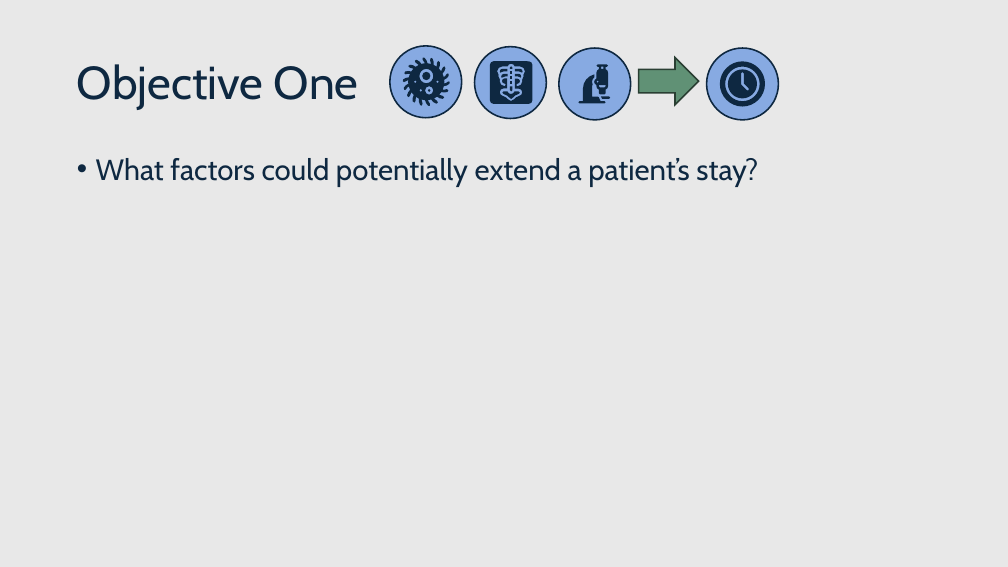
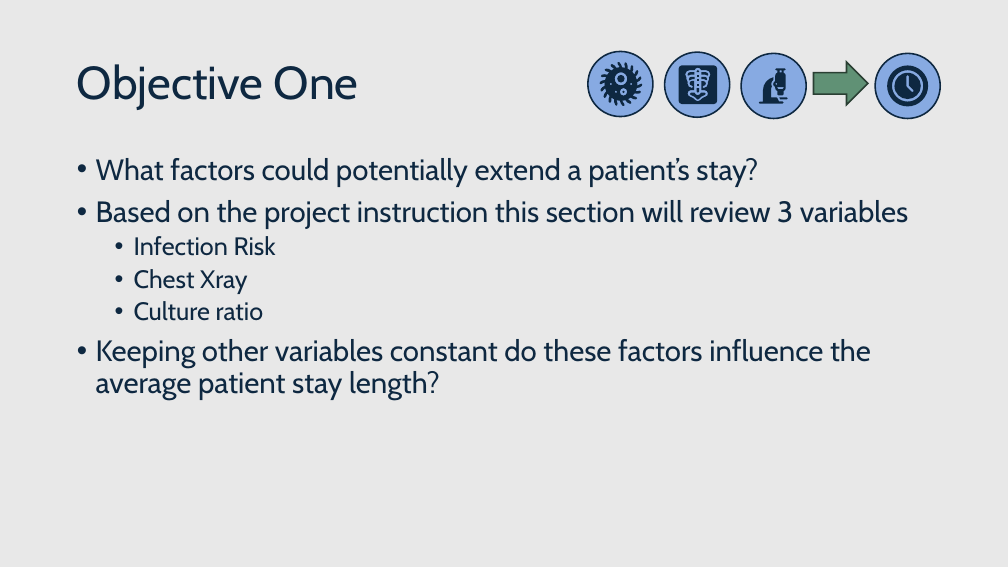
Before and after one commit to Payday4/Hospitalization_stays, a slide deck: slide 9 of medical data WIP.pptx (slide 7 before the commit). Drawn at 1008x567 pixels with LibreOffice and Linux fonts; fonts in the diff are those of the drawing. Boxes give left, top, right and bottom in pixels: in the first picture for what was removed or moved away, otherwise in the second. Text is boxed around its words. In the diff, an @@ line names an element or a change of style, - is before the commit and + after.

```diff
--- a/medical data WIP.pptx
+++ b/medical data WIP.pptx
@@ ellipse: place and size @@
-ellipse at bbox=[390, 46, 462, 118]
+ellipse at bbox=[588, 51, 653, 116]
@@ ellipse: place and size @@
-ellipse at bbox=[475, 47, 547, 119]
+ellipse at bbox=[665, 52, 730, 117]
@@ ellipse: place and size @@
-ellipse at bbox=[559, 48, 631, 120]
+ellipse at bbox=[741, 54, 806, 119]
@@ ellipse: place and size @@
-ellipse at bbox=[707, 48, 779, 120]
+ellipse at bbox=[876, 54, 941, 119]
@@ freeform shape: place and size @@
-freeform shape at bbox=[402, 57, 450, 106]
+freeform shape at bbox=[600, 62, 643, 106]
@@ freeform shape: place and size @@
-freeform shape at bbox=[422, 72, 430, 80]
+freeform shape at bbox=[617, 75, 625, 82]
@@ freeform shape: place and size @@
-freeform shape at bbox=[490, 61, 532, 104]
+freeform shape at bbox=[679, 65, 718, 104]
@@ 6 freeform shapes: place and size @@
-6 freeform shapes at bbox=[500, 67, 523, 79]
+6 freeform shapes at bbox=[687, 70, 709, 82]
@@ freeform shape: place and size @@
-freeform shape at bbox=[501, 74, 507, 78]
+freeform shape at bbox=[689, 77, 695, 81]
@@ 3 freeform shapes: place and size @@
-3 freeform shapes at bbox=[503, 82, 520, 99]
+3 freeform shapes at bbox=[690, 84, 706, 100]
@@ freeform shape: place and size @@
-freeform shape at bbox=[578, 74, 606, 103]
+freeform shape at bbox=[759, 77, 784, 104]
@@ freeform shape: place and size @@
-freeform shape at bbox=[594, 64, 608, 95]
+freeform shape at bbox=[774, 68, 786, 95]
@@ right arrow: place and size @@
-right arrow at bbox=[639, 57, 699, 104]
+right arrow at bbox=[814, 62, 868, 105]
@@ freeform shape: place and size @@
-freeform shape at bbox=[720, 61, 765, 107]
+freeform shape at bbox=[887, 66, 928, 107]
@@ freeform shape: place and size @@
-freeform shape at bbox=[728, 70, 758, 98]
+freeform shape at bbox=[895, 73, 921, 99]
@@ freeform shape: place and size @@
-freeform shape at bbox=[428, 89, 431, 92]
+freeform shape at bbox=[622, 91, 625, 94]
@@ freeform shape: place and size @@
-freeform shape at bbox=[601, 97, 610, 99]
+freeform shape at bbox=[780, 98, 788, 100]
@@ text at bbox=[96, 200, 908, 400]: paragraphs added @@
+• Based on the project instruction this section will review 3 variables
+  • Infection Risk
+  • Chest Xray
+  • Culture ratio
+• Keeping other variables constant do these factors influence the average patient stay length?
```
Also in this commit, not shown: 9 other slides changed, 6 slides added, 2 slides removed.
